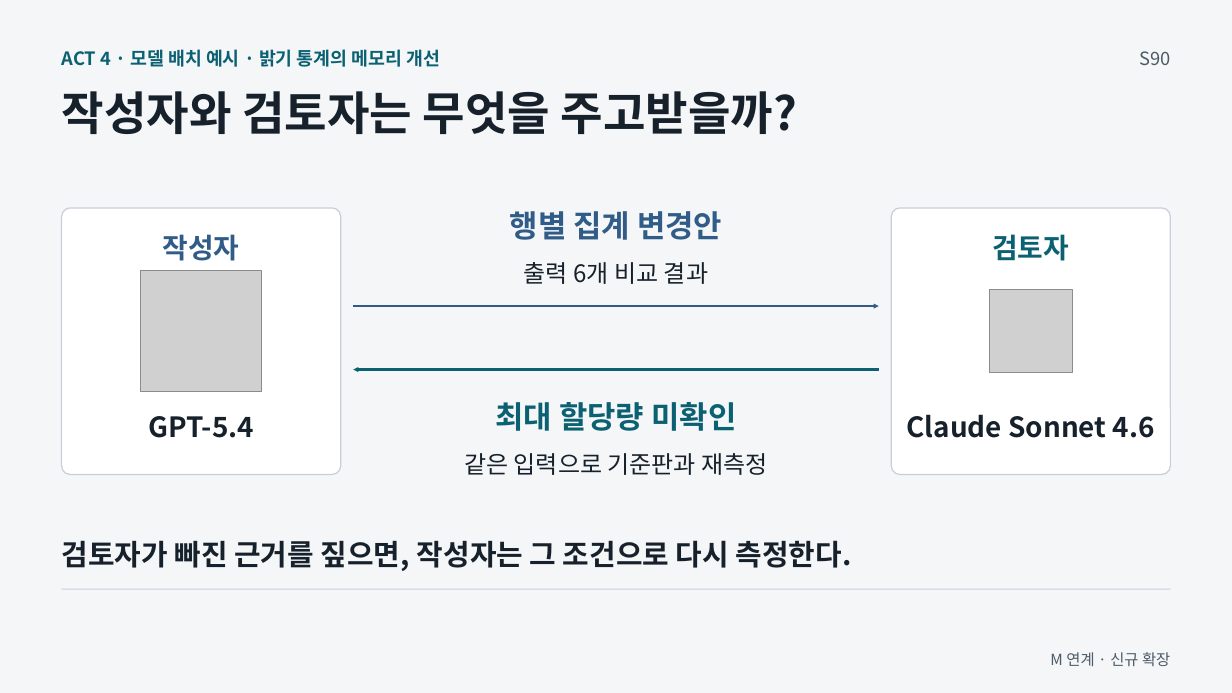
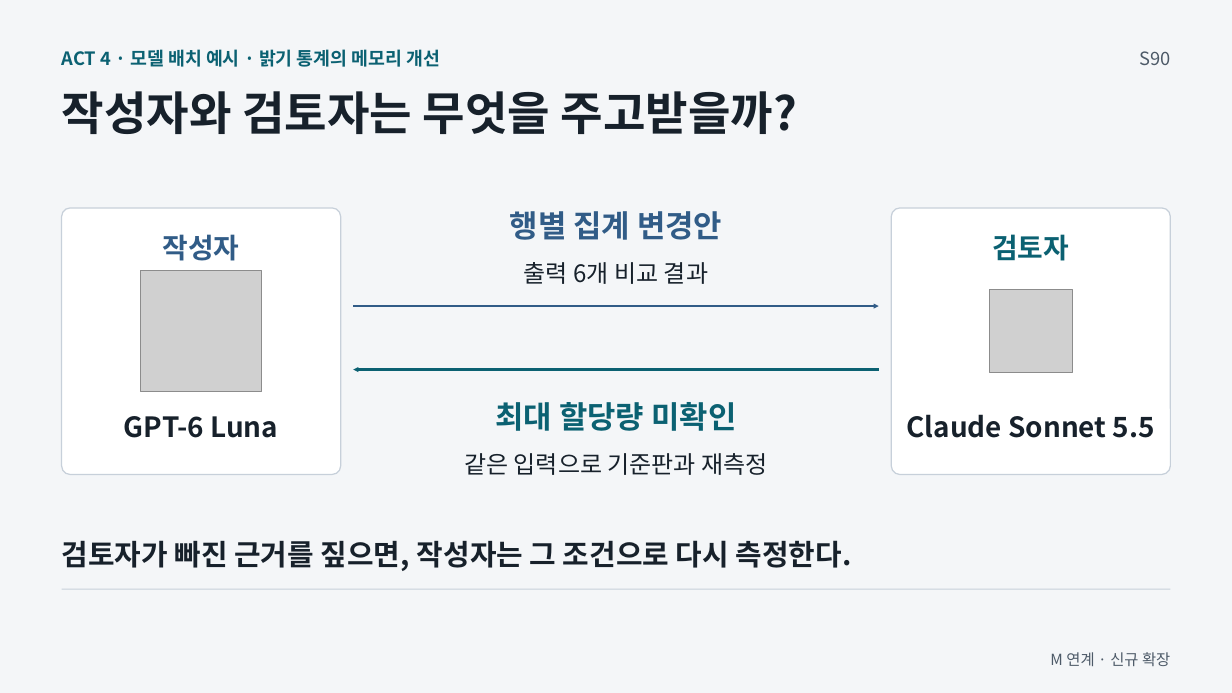
Before and after one commit to GideokKim/ai-dev-training, a slide deck: slide 13 of production/ACT_4.pptx. Drawn at 1232x693 pixels with LibreOffice and Linux fonts; fonts in the diff are those of the drawing; grey boxes stand for pictures. Boxes give left, top, right and bottom in pixels: in the first picture for what was removed or moved away, otherwise in the second. Text is boxed around its words. In the diff, an @@ line names an element or a change of style, - is before the commit and + after.

Commit message:
docs(slides): refresh the author and reviewer model names on S90

```diff
--- a/production/ACT_4.pptx
+++ b/production/ACT_4.pptx
@@ text at (x1=124, y1=416, x2=278, y2=438): text changed @@
-GPT-5.4
+GPT-6 Luna
@@ text at (x1=907, y1=414, x2=1155, y2=438): text changed @@
-Claude Sonnet 4.6
+Claude Sonnet 5.5
```
Also in this commit, not shown: 17 other files.
